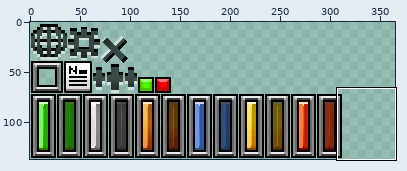
Two states of a sprite sheet, Assets/Art/Atlas.png. Above: a wide view before the commit, with the close-up outlined.
Close-up. The starting point:
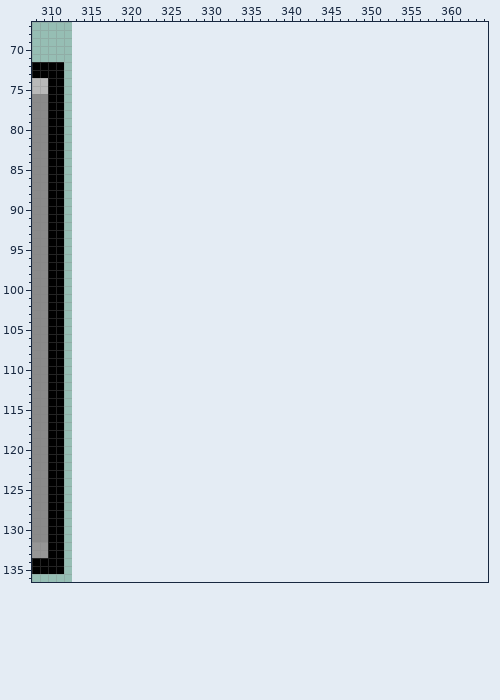
The file is 313x137 pixels. Colours within 5 levels of each other are drawn and written as one. Shown: x 308..364, y 67..136. The old version is drawn lined up with the new one, on the new canvas.
After the commit:
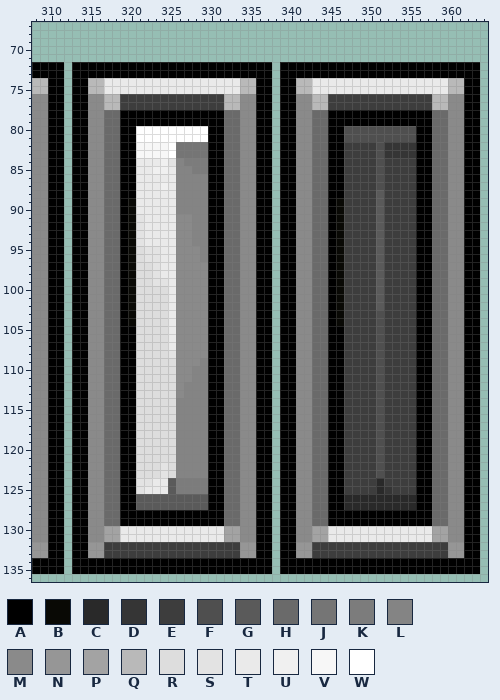
Palette (. is transparent): A #000000  B #090905  C #292929  D #353535  E #3d3d3d  F #4f4f4f  G #5a5a5a  H #6a6a6a  J #757575  K #7c7c7c  L #848484  M #8a8a8a  N #969696  P #a3a3a3  Q #b9b9b9  R #dddddd  S #e3e3e3  T #eaeaea  U #f0f0f0  V #f7f7f7  W #ffffff
Difference:
canvas 313x137 -> 365x137
y 72..73: x 313..337 ......................... -> AAAAAAAAAAAAAAAAAAAAAAAAA; x 339..363 ......................... -> AAAAAAAAAAAAAAAAAAAAAAAAA
y 74..75: x 313..337 ......................... -> AAQQTTTTTTTTTTTTTTTTTQQAA; x 339..363 ......................... -> AAQQTTTTTTTTTTTTTTTTTQQAA
y 76..77: x 313..337 ......................... -> AAMMQQEEEEEEEEEEEEEQQMMAA; x 339..363 ......................... -> AAMMQQEEEEEEEEEEEEEQQMMAA
y 78..79: x 313..337 ......................... -> AAMMHHAAAAAAAAAAAAAHHMMAA; x 339..363 ......................... -> AAMMHHAAAAAAAAAAAAAHHMMAA
y 80..81: x 313..337 ......................... -> AAMMHHAAWWWWWWWWWAAHHMMAA; x 339..363 ......................... -> AAMMHHAAFFFFFFFFFAAHHMMAA
y 82..83: x 313..337 ......................... -> AAMMHHAAVVVVWJJJJAAHHMMAA; x 339..363 ......................... -> AAMMHHAAEEEEFDDDDAAHHMMAA
y 84: x 313..337 ......................... -> AAMMHHAATTTUSLKKKAAHHMMAA; x 339..363 ......................... -> AAMMHHAAEEEEFEEEEAAHHMMAA
y 85: x 313..337 ......................... -> AAMMHHAATTUUTLLKKAAHHMMAA; x 339..363 ......................... -> AAMMHHAAEEEEFEEEEAAHHMMAA
y 86: x 313..337 ......................... -> AAMMHHAATTTTTLLLLAAHHMMAA; x 339..363 ......................... -> AAMMHHAAEEEEFEEEEAAHHMMAA
y 87: x 313..337 ......................... -> AAMMHHAATTTUTLLLLAAHHMMAA; x 339..363 ......................... -> AAMMHHAAEEEEFEEEEAAHHMMAA
y 88: x 313..337 ......................... -> AAMMHHAATTTTTLLLLAAHHMMAA; x 339..363 ......................... -> AAMMHHAAEEEEGEEEEAAHHMMAA
y 89..90: x 313..337 ......................... -> AAMMHHABTTTTTLLLLAAHHMMAA; x 339..363 ......................... -> AAMMHHABEEEEGEEEEAAHHMMAA
y 91..94: x 313..337 ......................... -> AAMMHHABSTTTTMMLLAAHHMMAA; x 339..363 ......................... -> AAMMHHABEEEEGEEEEAAHHMMAA
y 95..96: x 313..337 ......................... -> AAMMHHABRSSTTMMMLAAHHMMAA; x 339..363 ......................... -> AAMMHHABEEEEGEEEEAAHHMMAA
y 97..98: x 313..337 ......................... -> AAMMHHABRRSTTMMMMAAHHMMAA; x 339..363 ......................... -> AAMMHHABEEEEGEEEEAAHHMMAA
y 99: x 313..337 ......................... -> AAMMHHABRRSSTMMMMAAHHMMAA; x 339..363 ......................... -> AAMMHHABEEEEGEEEEAAHHMMAA
y 100..102: x 313..337 ......................... -> AAMMHHABRRRRTMMMMAAHHMMAA; x 339..363 ......................... -> AAMMHHABEEEEGEEEEAAHHMMAA
y 103..104: x 313..337 ......................... -> AAMMHHABRRRRTMMMMAAHHMMAA; x 339..363 ......................... -> AAMMHHABEEEEFEEEEAAHHMMAA
y 105..107: x 313..337 ......................... -> AAMMHHAARRRRTMMMMAAHHMMAA; x 339..363 ......................... -> AAMMHHAAEEEEFEEEEAAHHMMAA
y 108: x 313..337 ......................... -> AAMMHHAARRRRSMMMMAAHHMMAA; x 339..363 ......................... -> AAMMHHAAEEEEFEEEEAAHHMMAA
y 109: x 313..337 ......................... -> AAMMHHAARRRRRMMMLAAHHMMAA; x 339..363 ......................... -> AAMMHHAAEEEEFEEEEAAHHMMAA
y 110..111: x 313..337 ......................... -> AAMMHHAARRRRRMMLLAAHHMMAA; x 339..363 ......................... -> AAMMHHAAEEEEFEEEEAAHHMMAA
y 112..113: x 313..337 ......................... -> AAMMHHAARRRRRMLLLAAHHMMAA; x 339..363 ......................... -> AAMMHHAAEEEEFEEEEAAHHMMAA
y 114..121: x 313..337 ......................... -> AAMMHHAARRRRRLLLLAAHHMMAA; x 339..363 ......................... -> AAMMHHAAEEEEFEEEEAAHHMMAA
y 122..123: x 313..337 ......................... -> AAMMHHAARRRSRLLLLAAHHMMAA; x 339..363 ......................... -> AAMMHHAAEEEEFEEEEAAHHMMAA
y 124: x 313..337 ......................... -> AAMMHHAASSTTGKKKKAAHHMMAA; x 339..363 ......................... -> AAMMHHAAEEEECEEEEAAHHMMAA
y 125: x 313..337 ......................... -> AAMMHHAASTTTGKKKKAAHHMMAA; x 339..363 ......................... -> AAMMHHAAEEEECDEEEAAHHMMAA
y 126..127: x 313..337 ......................... -> AAMMHHAAGGGGGGGGGAAHHMMAA; x 339..363 ......................... -> AAMMHHAACCCCCCCCCAAHHMMAA
y 128..129: x 313..337 ......................... -> AAMMHHAAAAAAAAAAAAAHHMMAA; x 339..363 ......................... -> AAMMHHAAAAAAAAAAAAAHHMMAA
y 130..131: x 313..337 ......................... -> AAMMPPTTTTTTTTTTTTTPPMMAA; x 339..363 ......................... -> AAMMPPTTTTTTTTTTTTTPPMMAA
y 132..133: x 313..337 ......................... -> AANNEEEEEEEEEEEEEEEEENNAA; x 339..363 ......................... -> AANNEEEEEEEEEEEEEEEEENNAA
y 134..135: x 313..337 ......................... -> AAAAAAAAAAAAAAAAAAAAAAAAA; x 339..363 ......................... -> AAAAAAAAAAAAAAAAAAAAAAAAA
Boxes around the changes in both close-ups, in picture pixels (x1, y1, x2, y2):
added: (72, 62, 480, 574)
